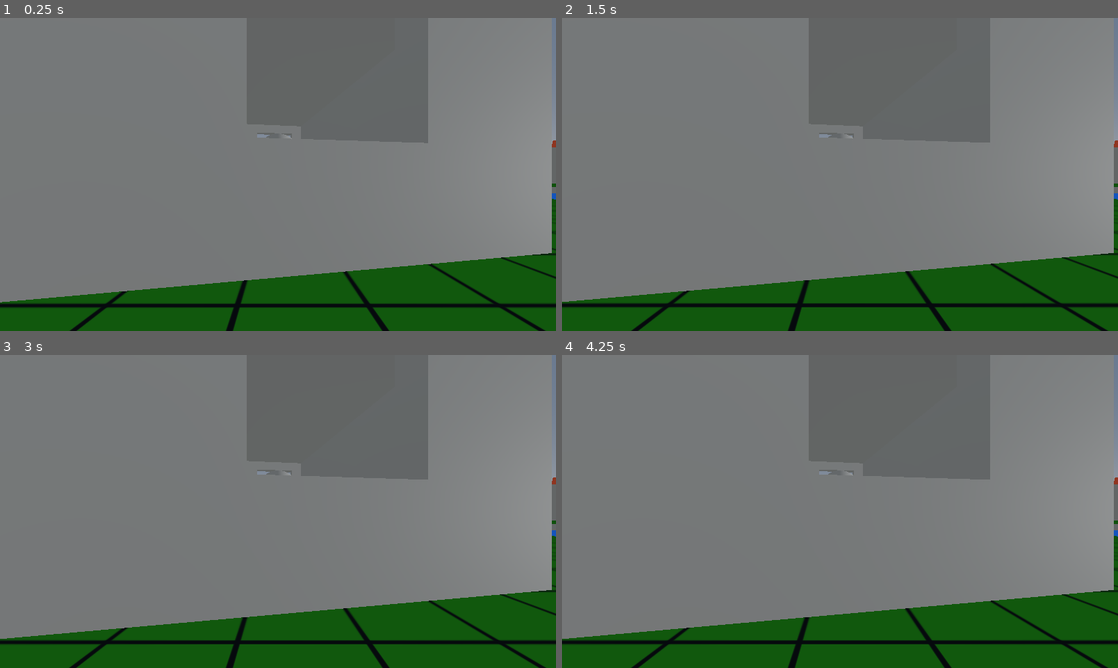
Above: before the commit, frames 1-4 (two rows, left to right).
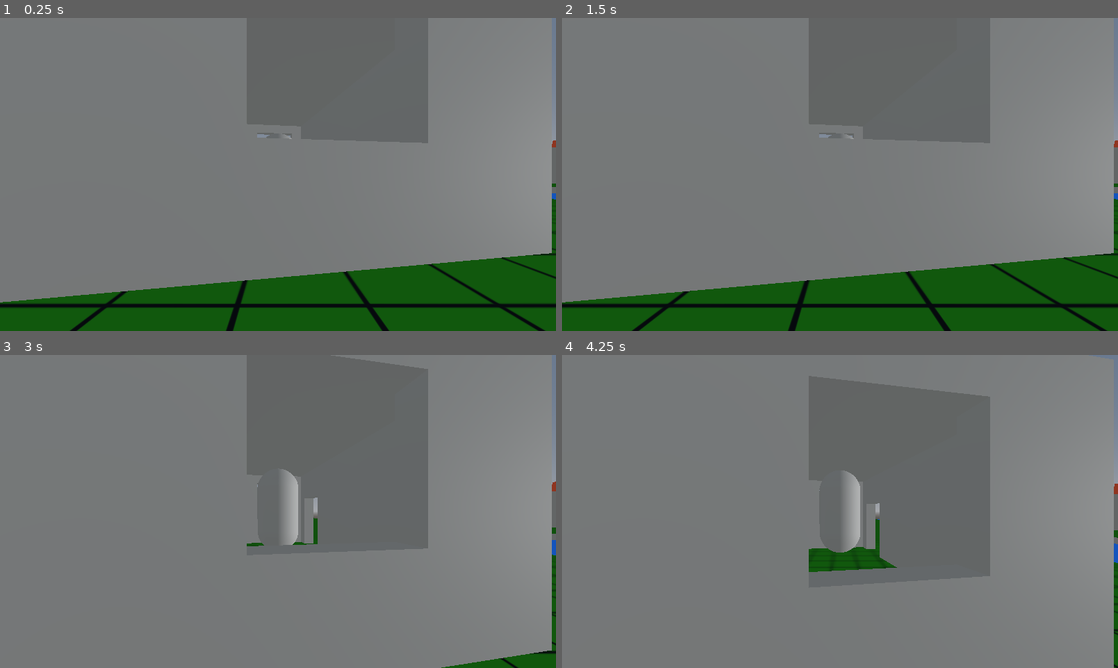
Above: after the commit, the same moments.

Repository: Sammouille/Ichi-Nichi
Game: Godot game, scene res://ScriptsEtScenes/Map/tiers_lieux.tscn
Two runs of this game, one before a commit and one after it. Both use one fixed random seed, a clock stepped at 60 frames per second and the inputs below. The project has no main scene, so this scene is started directly.
Inputs (mouse positions are in pixels of both pictures, inside the frame that each line leads up to):
- Up to frame 1 (0.25 s): no input
- Up to frame 2 (1.5 s): tap Enter (ui_accept) at 0.5, 0.6, 0.77, 1.07 s; move the mouse to (962, 158) at 0.52 s; hold D 0.53-1.28 s; click (962, 158) at 0.67 s; move the mouse to (728, 190) at 1.27 s; hold S from 1.28 s (still down); tap F at 1.35 s
- Up to frame 3 (3 s): tap Enter (ui_accept) at 1.52, 1.55, 1.82, 2.3, 2.75, 2.85 s; move the mouse to (333, 442) at 2.02 s; release S at 2.03 s; hold D 2.03-2.78 s; tap Space at 2.1 s; move the mouse to (250, 574) at 2.77 s; hold W from 2.78 s (still down); click (250, 574) at 2.92 s
- Up to frame 4 (4.25 s): tap Enter (ui_accept) at 3.02, 3.32, 3.77, 3.8, 4.07 s; move the mouse to (1006, 558) at 3.52 s; release W at 3.53 s; hold Left (ui_left) from 3.53 s (still down); hold F from 3.53 s (still down)

The runs differ from the first frame. In frame 1, less than 0.1% of the frame differs, in the area x 0-99%, y 36-91%; in frame 2, 0.4%; in frame 3, 18%; in frame 4, 20%, in the area x 0-100%, y 36-100%.

Commit message:
Character_Body

Diff:
--- a/ScriptsEtScenes/Personnage/BrasCam.gd
+++ b/ScriptsEtScenes/Personnage/BrasCam.gd
@@ -21,10 +21,8 @@
 
 	if event.is_action_pressed("rotation_cam_haut") && rot.x > min_hauteur :
 		rot.x -= event.get_action_strength("rotation_cam_haut") * cam_vitesse * delta
-		print(rot.x)
 	if event.is_action_pressed("rotation_cam_bas") && rot.x < max_hauteur :
 		rot.x += event.get_action_strength("rotation_cam_bas") * cam_vitesse * delta
-		print(rot.x)
 	if event.is_action_pressed("rotation_cam_droite"):
 		rot.y += event.get_action_strength("rotation_cam_droite") * cam_vitesse * delta
 	if event.is_action_pressed("rotation_cam_gauche"):
--- /dev/null
+++ b/ScriptsEtScenes/Personnage/PersoBodyMouvement.gd
@@ -0,0 +1,33 @@
+extends CharacterBody3D
+
+@export var pcam : PhantomCamera3D
+
+var orientation_pcam : float
+
+const SPEED = 5.0
+const JUMP_VELOCITY = 4.5
+
+
+func _physics_process(delta: float) -> void:
+
+	orientation_pcam = pcam.global_rotation.y
+	# Add the gravity.
+	if not is_on_floor():
+		velocity += get_gravity() * delta
+
+	# Handle jump.
+	if Input.is_action_just_pressed("ui_accept") and is_on_floor():
+		velocity.y = JUMP_VELOCITY
+
+	# Get the input direction and handle the movement/deceleration.
+	# As good practice, you should replace UI actions with custom gameplay actions.
+	var input_dir := Input.get_vector("bouger_gauche", "bouger_droite", "bouger_avant", "bouger_arriere")
+	var direction := (transform.basis * Vector3(input_dir.x, 0, input_dir.y)).normalized().rotated(Vector3.UP, orientation_pcam)
+	if direction:
+		velocity.x = direction.x * SPEED
+		velocity.z = direction.z * SPEED
+	else:
+		velocity.x = move_toward(velocity.x, 0, SPEED)
+		velocity.z = move_toward(velocity.z, 0, SPEED)
+
+	move_and_slide()
--- a/ScriptsEtScenes/Personnage/perso.tscn
+++ b/ScriptsEtScenes/Personnage/perso.tscn
@@ -1,10 +1,10 @@
 [gd_scene load_steps=12 format=3 uid="uid://b1rrltdjkgbfv"]
 
-[ext_resource type="Script" path="res://ScriptsEtScenes/Personnage/PersoMouvement.gd" id="1_6xcu8"]
 [ext_resource type="Script" path="res://addons/phantom_camera/scripts/phantom_camera/phantom_camera_3d.gd" id="2_yuuvw"]
 [ext_resource type="Script" path="res://addons/phantom_camera/scripts/resources/tween_resource.gd" id="3_ufb3x"]
 [ext_resource type="Script" path="res://ScriptsEtScenes/Personnage/BrasCam.gd" id="4_6n23y"]
 [ext_resource type="Script" path="res://addons/phantom_camera/scripts/resources/camera_3d_resource.gd" id="4_rob0g"]
+[ext_resource type="Script" path="res://ScriptsEtScenes/Personnage/PersoBodyMouvement.gd" id="5_5uk3d"]
 [ext_resource type="Script" path="res://addons/phantom_camera/scripts/phantom_camera_host/phantom_camera_host.gd" id="5_par73"]
 
 [sub_resource type="Resource" id="Resource_mup55"]
@@ -49,8 +49,8 @@
 min_hauteur = -1.0
 max_hauteur = 0.2
 
-[node name="CharacterBody3D" type="RigidBody3D" parent="." node_paths=PackedStringArray("pcam")]
-script = ExtResource("1_6xcu8")
+[node name="CharacterBody3D" type="CharacterBody3D" parent="." node_paths=PackedStringArray("pcam")]
+script = ExtResource("5_5uk3d")
 pcam = NodePath("../PhantomCamera3D")
 
 [node name="MeshInstance3D" type="MeshInstance3D" parent="CharacterBody3D"]
